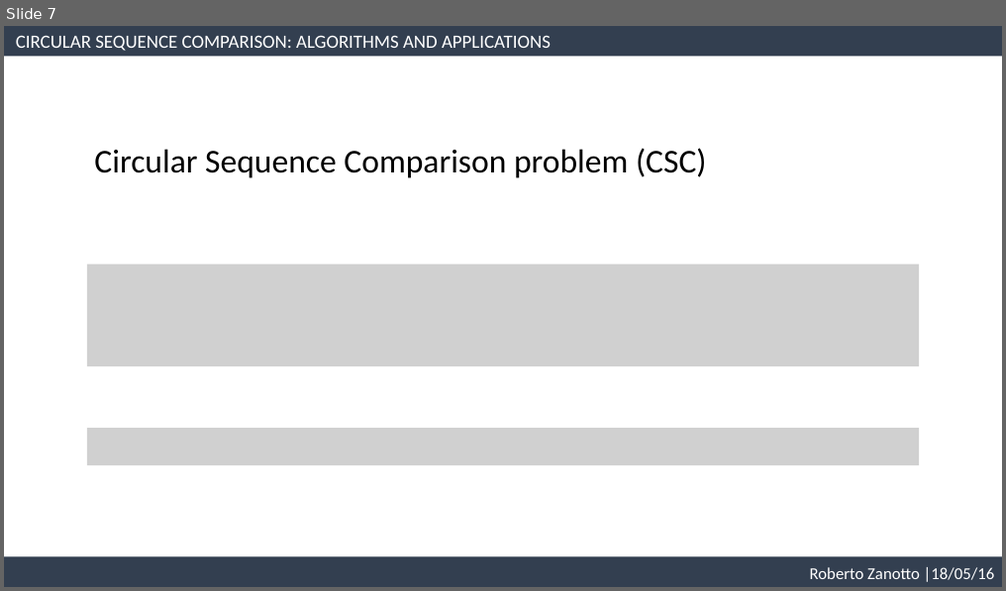
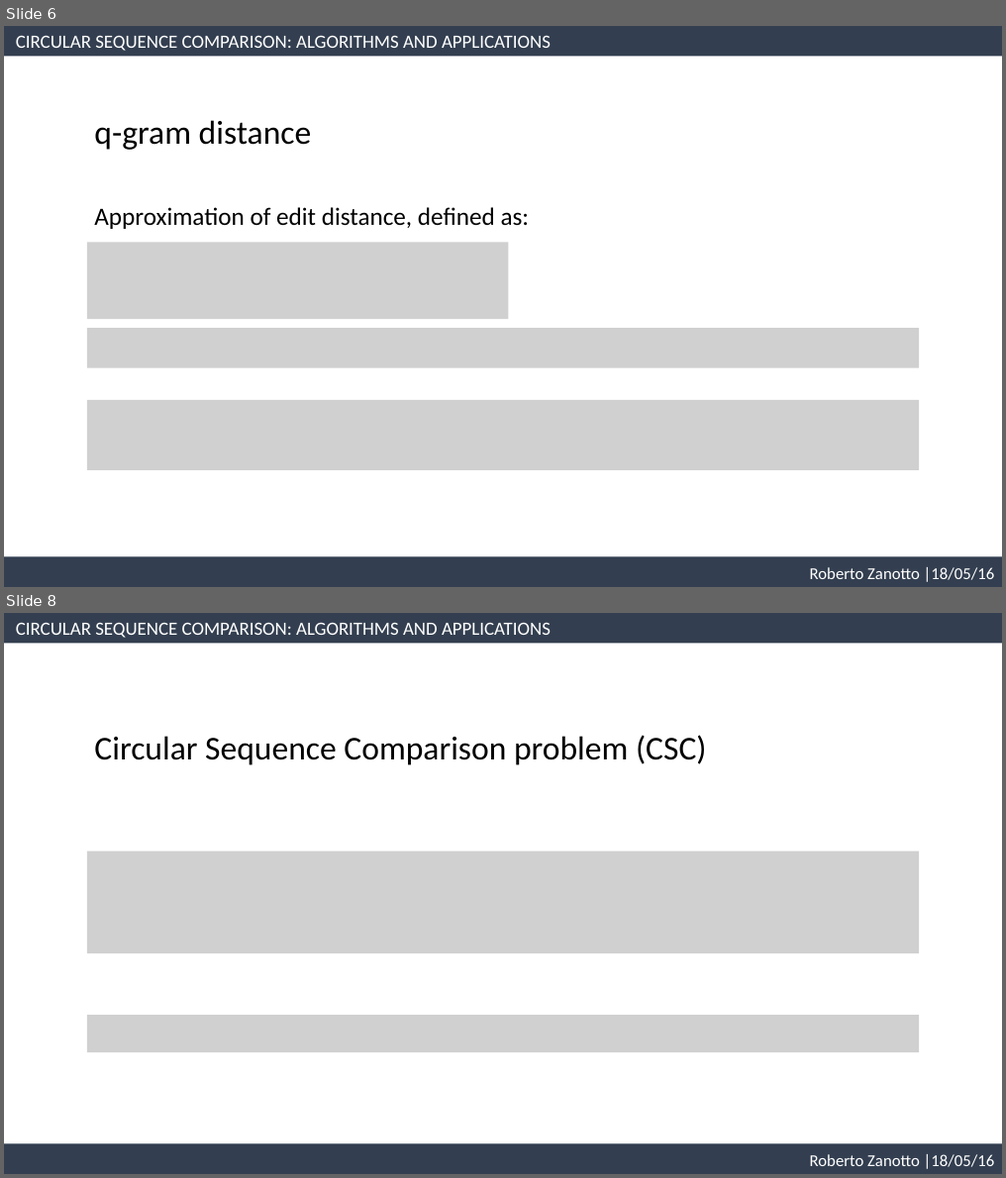
Before and after one commit to robzan8/csc, a slide deck: CircularComparison.pptx. Shown one above the other, each under a label of ours: slide 7 before the commit, slides 6 and 8 after it; the slides between them are not shown. The pictures are 1006x591 and 1006x1178 pixels, drawn with LibreOffice and Linux fonts; fonts in the diff are those of the drawing; grey boxes stand for pictures. Boxes give left, top, right and bottom in pixels: in the first picture for what was removed or moved away, otherwise in the second. Text is boxed around its words. In the diff, an @@ line names an element or a change of style, - is before the commit and + after.

Commit message:
Expanded a bit on q-gram dist calculation and on saCSC steps.

```diff
--- a/CircularComparison.pptx
+++ b/CircularComparison.pptx
@@ slide 6 added at (4, 26, 1002, 587), background #FFFFFF @@
@@ rectangle added at (4, 26, 1002, 56), fill #333F50, 18 pt, text #FFFFFF @@
+CIRCULAR SEQUENCE COMPARISON: ALGORITHMS AND APPLICATIONS
@@ text added at (94, 120, 312, 150), 32 pt, text #000000 @@
+q-gram distance
@@ text added at (94, 207, 530, 229), 24 pt, text #000000 @@
+Approximation of edit distance, defined as:
@@ picture added at (87, 243, 509, 319) @@
@@ picture added at (87, 329, 919, 369) @@
@@ picture added at (87, 400, 919, 471) @@
@@ rectangle added at (4, 558, 1002, 587), fill #333F50, 16 pt, text #FFFFFF @@
+Roberto Zanotto |18/05/16
@@ what was slide 7 is now slide 8 @@
```
Also in this commit, not shown: 3 slides changed, 1 other slide added, 3 other files.
